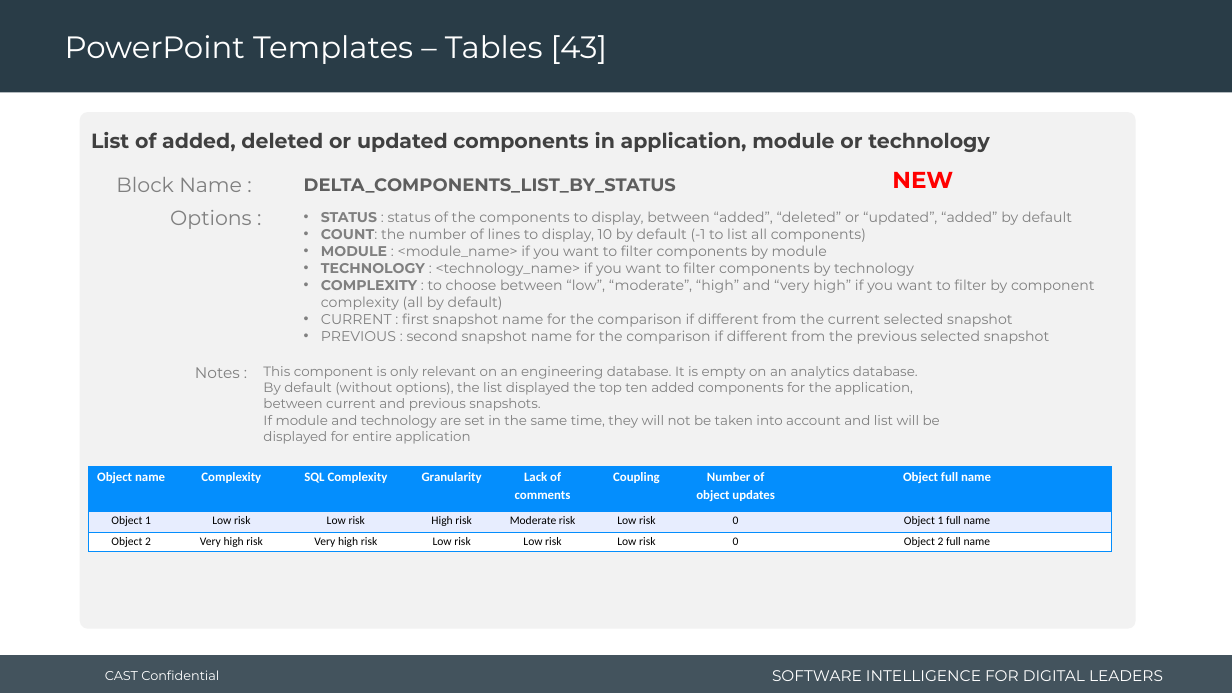
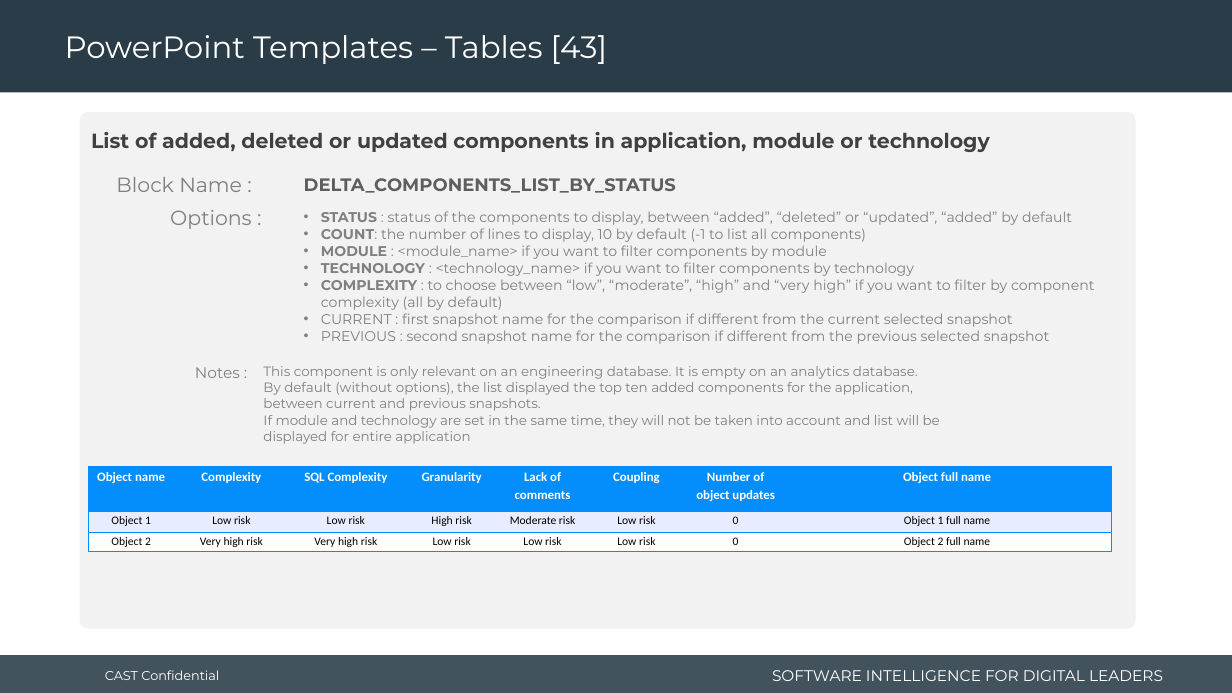
Before and after one commit to CAST-projects/ReportGenerator, a slide deck: slide 75 of CastReporting.Reporting.Core/TemplatesFiles/1- Powerpoint-components-library.pptx. Drawn at 1232x693 pixels with LibreOffice and Linux fonts; fonts in the diff are those of the drawing; background and template pictures are left out. Boxes give left, top, right and bottom in pixels: in the first picture for what was removed or moved away, otherwise in the second. Text is boxed around its words. In the diff, an @@ line names an element or a change of style, - is before the commit and + after.

Commit message:
REPORTGEN-000 : remove NEW in library templates

```diff
--- a/CastReporting.Reporting.Core/TemplatesFiles/1- Powerpoint-components-library.pptx
+++ b/CastReporting.Reporting.Core/TemplatesFiles/1- Powerpoint-components-library.pptx
@@ text removed at <box>892,172,953,188</box> @@
-NEW
```
Also in this commit, not shown: 2 other slides changed, 1 other file.
